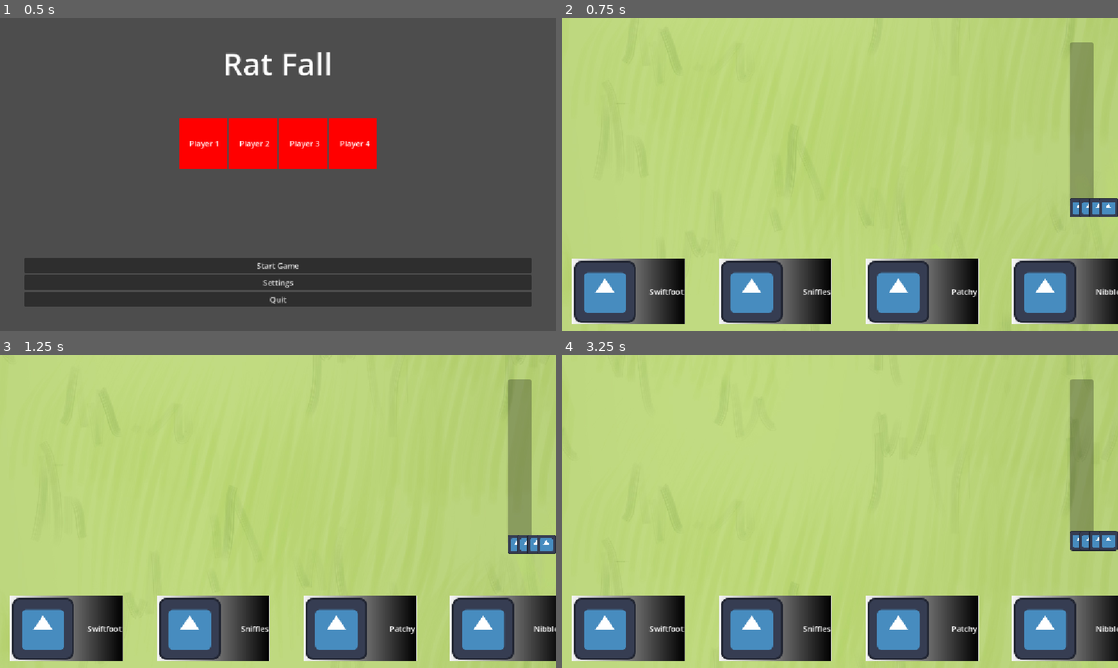
Above: before the commit, frames 1-4 (two rows, left to right).
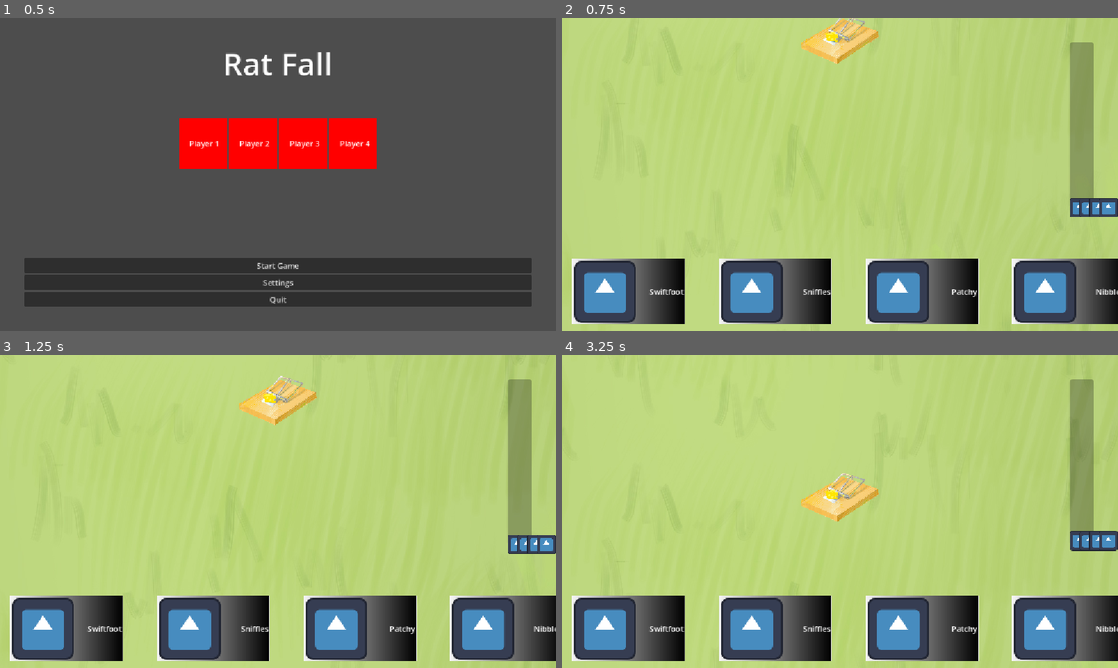
Above: after the commit, the same moments.

Repository: eebysheebstudio-hue/RatFall
Game: Godot game, scene res://Scenes/BootLevel.tscn
Same seed, same stepped clock (60 frames per second), same inputs: the game is played once before the commit and once after it. The engine's default icon, where the game draws it, is replaced by a stand-in: a white triangle on a blue panel in a dark square.
Inputs:
- Up to frame 1 (0.5 s): no input
- Up to frame 2 (0.75 s): click "Start Game" at 0.5 s
- Up to frame 3 (1.25 s): no input
- Up to frame 4 (3.25 s): tap Enter (p2_action) at 1.25 s; hold D (p1_right) 1.28-2.03 s; hold I (p1_test_boost) 1.28-2.03 s; tap U (p1_test_cannon) at 1.55, 2.1 s; hold Backspace (p1_back) 2.03-2.78 s; tap O (p1_test_fall) at 2.3 s; hold D (p1_right) from 2.78 s (still down); hold O (p1_test_fall) from 2.78 s (still down); tap Y (p1_test_hook) at 3.05 s

Frame 1 is identical in both runs. In frame 2, 1.1% of the frame differs, in the area x 43-57%, y 0-15%; in frame 3, 1.2%; in frame 4, 1.2%, in the area x 43-57%, y 37-54%.

Commit message:
Completed the mouse trap obstacle.
Added mouse trap snap SFX.

Diff:
--- a/Scenes/Hill.tscn
+++ b/Scenes/Hill.tscn
@@ -1,6 +1,7 @@
 [gd_scene format=3 uid="uid://nxuyehf6kqj"]
 
 [ext_resource type="Script" uid="uid://cg3bm7wl03pay" path="res://Scenes/hill.gd" id="1_7po3v"]
+[ext_resource type="PackedScene" uid="uid://0vu5k2tiu26e" path="res://Scenes/Obstacles/TrapObstacle.tscn" id="2_0p0u6"]
 [ext_resource type="PackedScene" uid="uid://byr33313hdex6" path="res://Scenes/Player/Player.tscn" id="2_4uofs"]
 [ext_resource type="PackedScene" uid="uid://cpv7c16wg1g6m" path="res://Scenes/UI/HillProgressBar.tscn" id="2_kgtut"]
 [ext_resource type="Texture2D" uid="uid://dgh8iah2lf4u8" path="res://Assets/Visual/Grass.jpg" id="2_q62r0"]
@@ -15,6 +16,9 @@
 
 [node name="Hill" type="Node2D" unique_id=675779279]
 script = ExtResource("1_7po3v")
+
+[node name="TrapObstacle" parent="." unique_id=1036122245 instance=ExtResource("2_0p0u6")]
+position = Vector2(0, -300)
 
 [node name="TextureRect" type="TextureRect" parent="." unique_id=2079550402]
 offset_left = -1898.0
--- /dev/null
+++ b/Scenes/Obstacles/TrapObstacle.tscn
@@ -0,0 +1,62 @@
+[gd_scene format=3 uid="uid://0vu5k2tiu26e"]
+
+[ext_resource type="Script" uid="uid://btu0kkkxcl2yb" path="res://Scenes/Obstacles/trap_obstacle.gd" id="1_ukuax"]
+[ext_resource type="AudioStream" uid="uid://cljg28me62div" path="res://Assets/Audio/trapSnap1.ogg" id="2_ihlhs"]
+[ext_resource type="Texture2D" uid="uid://cyxj1o5gcwulc" path="res://Assets/Visual/MouseTrapClosed1.png" id="3_4kpkr"]
+[ext_resource type="Texture2D" uid="uid://ctl6pdi60lyjc" path="res://Assets/Visual/MouseTrap.png" id="3_a0c5h"]
+
+[sub_resource type="CircleShape2D" id="CircleShape2D_g4v7s"]
+
+[sub_resource type="ParticleProcessMaterial" id="ParticleProcessMaterial_1vivr"]
+particle_flag_disable_z = true
+emission_shape = 1
+emission_sphere_radius = 0.01
+angle_min = 1.0728835e-05
+angle_max = 1.0728835e-05
+angular_velocity_min = -1.6093254e-05
+angular_velocity_max = -1.6093254e-05
+orbit_velocity_min = 9.49949e-08
+orbit_velocity_max = 9.49949e-08
+radial_velocity_min = -2.2351742e-05
+radial_velocity_max = 399.99997
+gravity = Vector3(0, 0, 0)
+color = Color(0.8235294, 0.007843138, 0.0627451, 1)
+
+[node name="TrapObstacle" type="Node2D" unique_id=1036122245 node_paths=PackedStringArray("trap_sfx", "trap_closed_particles", "mouse_trap", "area")]
+script = ExtResource("1_ukuax")
+trap_sfx = NodePath("TrapSFX")
+trap_closed_particles = NodePath("GPUParticles2D")
+mouse_trap = NodePath("Sprite2D")
+open_mouse_trap1 = ExtResource("3_a0c5h")
+closed_mouse_trap1 = ExtResource("3_4kpkr")
+area = NodePath("Area2D")
+
+[node name="Area2D" type="Area2D" parent="." unique_id=296644473]
+scale = Vector2(0.25, 0.25)
+
+[node name="CollisionShape2D" type="CollisionShape2D" parent="Area2D" unique_id=1576237442]
+shape = SubResource("CircleShape2D_g4v7s")
+
+[node name="TrapSFX" type="AudioStreamPlayer" parent="." unique_id=477284404]
+stream = ExtResource("2_ihlhs")
+
+[node name="GPUParticles2D" type="GPUParticles2D" parent="." unique_id=165055990]
+z_index = 3
+emitting = false
+amount = 22
+lifetime = 0.3
+one_shot = true
+explosiveness = 1.0
+randomness = 1.0
+trail_enabled = true
+trail_lifetime = 0.5
+trail_sections = 2
+trail_section_subdivisions = 1
+process_material = SubResource("ParticleProcessMaterial_1vivr")
+
+[node name="Sprite2D" type="Sprite2D" parent="." unique_id=1905130229]
+z_index = 1
+scale = Vector2(0.25, 0.25)
+texture = ExtResource("3_a0c5h")
+
+[connection signal="body_entered" from="Area2D" to="." method="_on_area_2d_body_entered"]
--- a/Scenes/Obstacles/obstacle_interface.gd
+++ b/Scenes/Obstacles/obstacle_interface.gd
@@ -16,5 +16,5 @@
 	if body is Player:
 		obstacle_effect(body)
 
-func obstacle_effect(player: Player):
+func obstacle_effect(player: Player) -> void:
 	print("YOU TRIGGERED THE OBSTACLE INTERFACE EFFECT")
--- /dev/null
+++ b/Scenes/Obstacles/trap_obstacle.gd
@@ -0,0 +1,19 @@
+extends ObstacleInterface
+
+var stopped_duration: float = 2.0
+@export var trap_sfx: AudioStreamPlayer
+@export var trap_closed_particles: GPUParticles2D
+@export var mouse_trap: Sprite2D
+@export var open_mouse_trap1: Texture2D
+@export var closed_mouse_trap1: Texture2D
+
+func _ready() -> void:
+	mouse_trap.texture = open_mouse_trap1
+
+func obstacle_effect(player: Player) -> void:
+	player.apply_stopped_state(stopped_duration)
+	trap_sfx.play()
+	trap_closed_particles.emitting = true
+	mouse_trap.texture = closed_mouse_trap1
+	await get_tree().create_timer(stopped_duration).timeout
+	queue_free()
--- a/Scenes/Player/Player.tscn
+++ b/Scenes/Player/Player.tscn
@@ -5,6 +5,7 @@
 [sub_resource type="RectangleShape2D" id="RectangleShape2D_g4v7s"]
 
 [node name="Player" type="CharacterBody2D" unique_id=1673534464]
+z_index = 2
 script = ExtResource("1_s0eop")
 
 [node name="CollisionShape2D" type="CollisionShape2D" parent="." unique_id=685134941]
--- a/Scenes/Player/player.gd
+++ b/Scenes/Player/player.gd
@@ -49,6 +49,8 @@
 		ClimbingState.STOPPED:
 			verticalSpeedMultiplier = 0.0
 			horizontalSpeedMultiplier = 0.0
+			velocity.x = 0.0
+			velocity.y = 0.0
 		ClimbingState.CANNON:
 			verticalSpeedMultiplier = verticalSpeedWhileFalling
 			horizontalSpeedMultiplier = horizontalSpeedWhileFalling
@@ -87,15 +89,15 @@
 # State transitions
 
 func _input(event: InputEvent) -> void:
-	if event.is_action_pressed("p1_test_stop"):
+	if event.is_action_pressed("p1_test_stop") and not event.is_echo():
 		apply_stopped_state(2.0)
-	if event.is_action_pressed("p1_test_fall"):
+	if event.is_action_pressed("p1_test_fall") and not event.is_echo():
 		apply_falling_state(1.0)
-	if event.is_action_pressed("p1_test_boost"):
+	if event.is_action_pressed("p1_test_boost") and not event.is_echo():
 		apply_speed_boost(3.0)
-	if event.is_action_pressed("p1_test_cannon"):
+	if event.is_action_pressed("p1_test_cannon") and not event.is_echo():
 		apply_cannon_state(1.5)
-	if event.is_action_pressed("p1_test_hook"):
+	if event.is_action_pressed("p1_test_hook") and not event.is_echo():
 		apply_hook_state(1, true)
 
 func start_game() -> void:
Not shown, added: Assets/Audio/trapSnap1.ogg.import
Binary file added: Assets/Visual/MouseTrap.png
Not shown, added: Assets/Visual/MouseTrap.png.import
Binary file added: Assets/Visual/MouseTrapClosed.jpg
Not shown, added: Assets/Visual/MouseTrapClosed.jpg.import
Binary file added: Assets/Visual/MouseTrapClosed1.png
Not shown, added: Assets/Visual/MouseTrapClosed1.png.import
Not shown, added: Scenes/Obstacles/trap_obstacle.gd.uid
Not shown, added: Assets/Audio/trapSnap1.ogg
